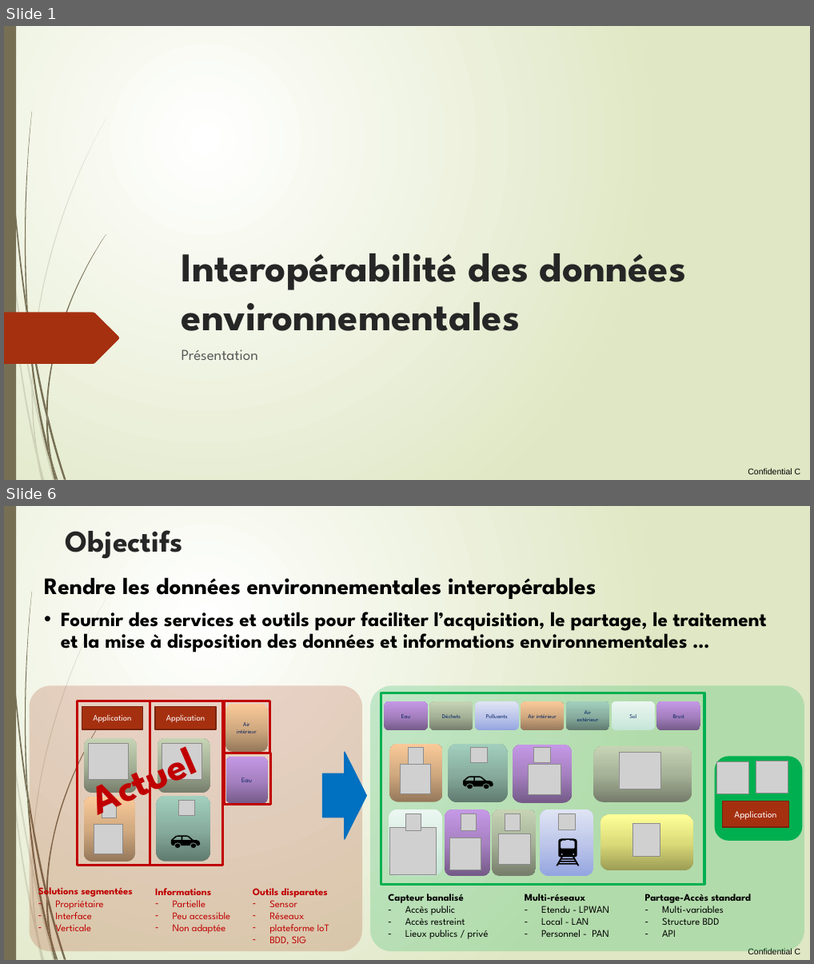
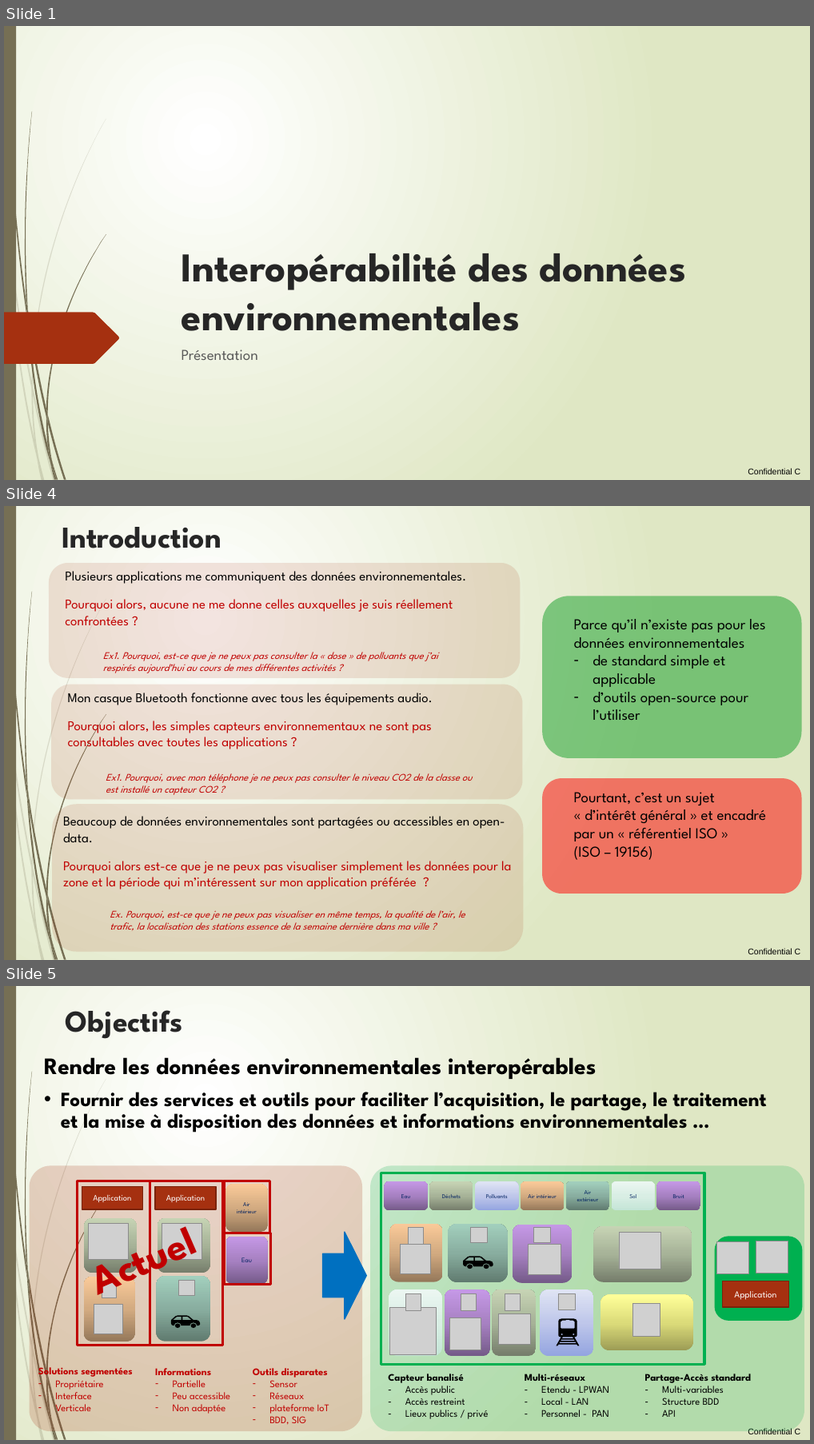
Before and after one commit to loco-philippe/Environmental-Sensing, a slide deck: documentation/initiative citoyenne.pptx. Shown one above the other, each under a label of ours: slides 1 and 6 before the commit, slides 1, 4 and 5 after it; the slides between them are not shown. The pictures are 814x964 and 814x1444 pixels, drawn with LibreOffice and Linux fonts; fonts in the diff are those of the drawing; grey boxes stand for pictures. Boxes give left, top, right and bottom in pixels: in the first picture for what was removed or moved away, otherwise in the second. Text is boxed around its words. In the diff, an @@ line names an element or a change of style, - is before the commit and + after.

```diff
--- a/documentation/initiative citoyenne.pptx
+++ b/documentation/initiative citoyenne.pptx
@@ slide 4 added at box(4, 506, 810, 960), background gradient #FFFFFF to #DFE8C4; not listed: 25 template elements that a slide beside it also shows @@
@@ title added at box(62, 527, 222, 548), 36 pt, text #262626, bold @@
+Introduction
@@ rounded rectangle added at box(49, 563, 521, 678), fill #A53010 at 13% opacity @@
@@ text added at box(65, 571, 466, 625), 16 pt, text #C00000 @@
+Plusieurs applications me communiquent des données environnementales.
+Pourquoi alors, aucune ne me donne celles auxquelles je suis réellement confrontées ?
@@ rounded rectangle added at box(542, 596, 802, 758), fill #16A02A at 51% opacity @@
@@ text added at box(574, 619, 766, 720), 18 pt, text #000000 @@
+Parce qu’il n’existe pas pour les données environnementales
+– de standard simple et applicable
+– d’outils open-source pour l’utiliser
@@ text added at box(103, 652, 438, 673), 12 pt, text #C00000, italic @@
+Ex1. Pourquoi, est-ce que je ne peux pas consulter la « dose » de polluants que j’ai respirés aujourd’hui au cours de mes différentes activités ?
@@ rounded rectangle added at box(51, 684, 523, 799), fill #A53010 at 13% opacity @@
@@ text added at box(68, 692, 432, 751), 16 pt, text #C00000 @@
+Mon casque Bluetooth fonctionne avec tous les équipements audio.
+Pourquoi alors, les simples capteurs environnementaux ne sont pas consultables avec toutes les applications ?
@@ text added at box(106, 773, 473, 795), 12 pt, text #C00000, italic @@
+Ex1. Pourquoi, avec mon téléphone je ne peux pas consulter le niveau CO2 de la classe ou est installé un capteur CO2 ?
@@ rounded rectangle added at box(542, 778, 802, 893), fill #FF0000 at 50% opacity @@
@@ text added at box(574, 792, 766, 860), 18 pt, text #000000 @@
+Pourtant, c’est un sujet « d’intérêt général » et encadré par un « référentiel ISO »
+(ISO – 19156)
@@ rounded rectangle added at box(52, 804, 524, 952), fill #A53010 at 13% opacity @@
@@ text added at box(63, 816, 511, 889), 16 pt, text #C00000 @@
+Beaucoup de données environnementales sont partagées ou accessibles en open-data.
+Pourquoi alors est-ce que je ne peux pas visualiser simplement les données pour la zone et la période qui m’intéressent sur mon application préférée ?
@@ text added at box(110, 910, 466, 930), 12 pt, text #C00000, italic @@
+Ex. Pourquoi, est-ce que je ne peux pas visualiser en même temps, la qualité de l’air, le trafic, la localisation des stations essence de la semaine dernière dans ma ville ?
@@ what was slide 6 is now slide 5 @@
```
Also in this commit, not shown: 12 slides changed, 1 other slide added, 2 slides removed, 10 other files.
